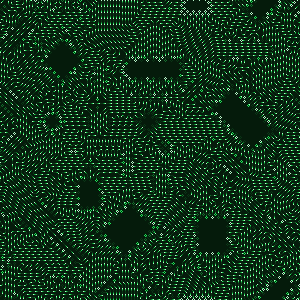
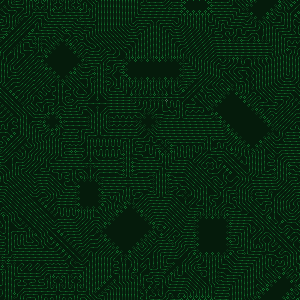
Before/after of a 300 × 300 layered artwork. What changed in the layer stack:
"frame 1": opacity 100% → 30%, painted on it over (0, 0, 300, 300)
